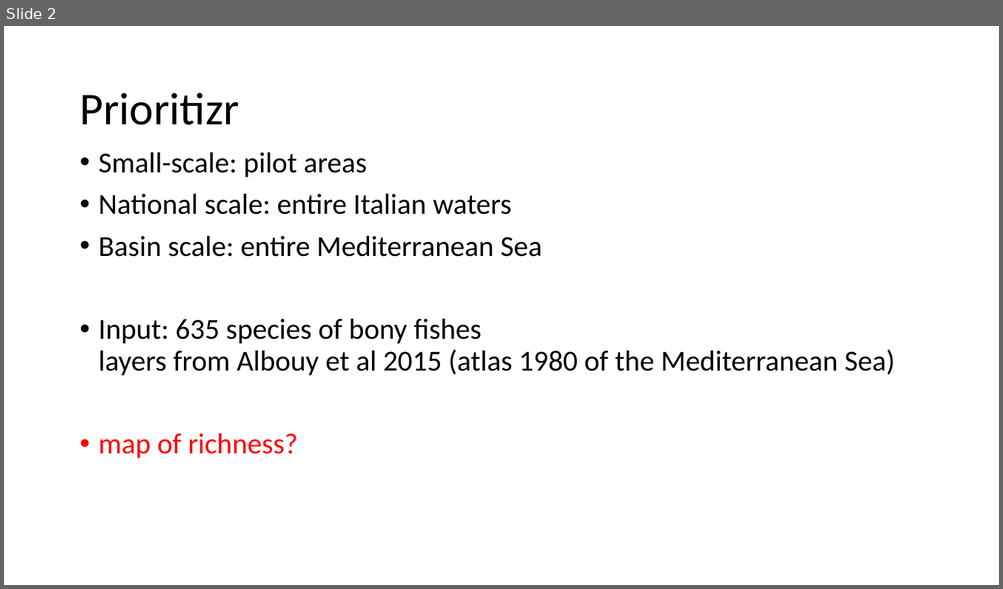
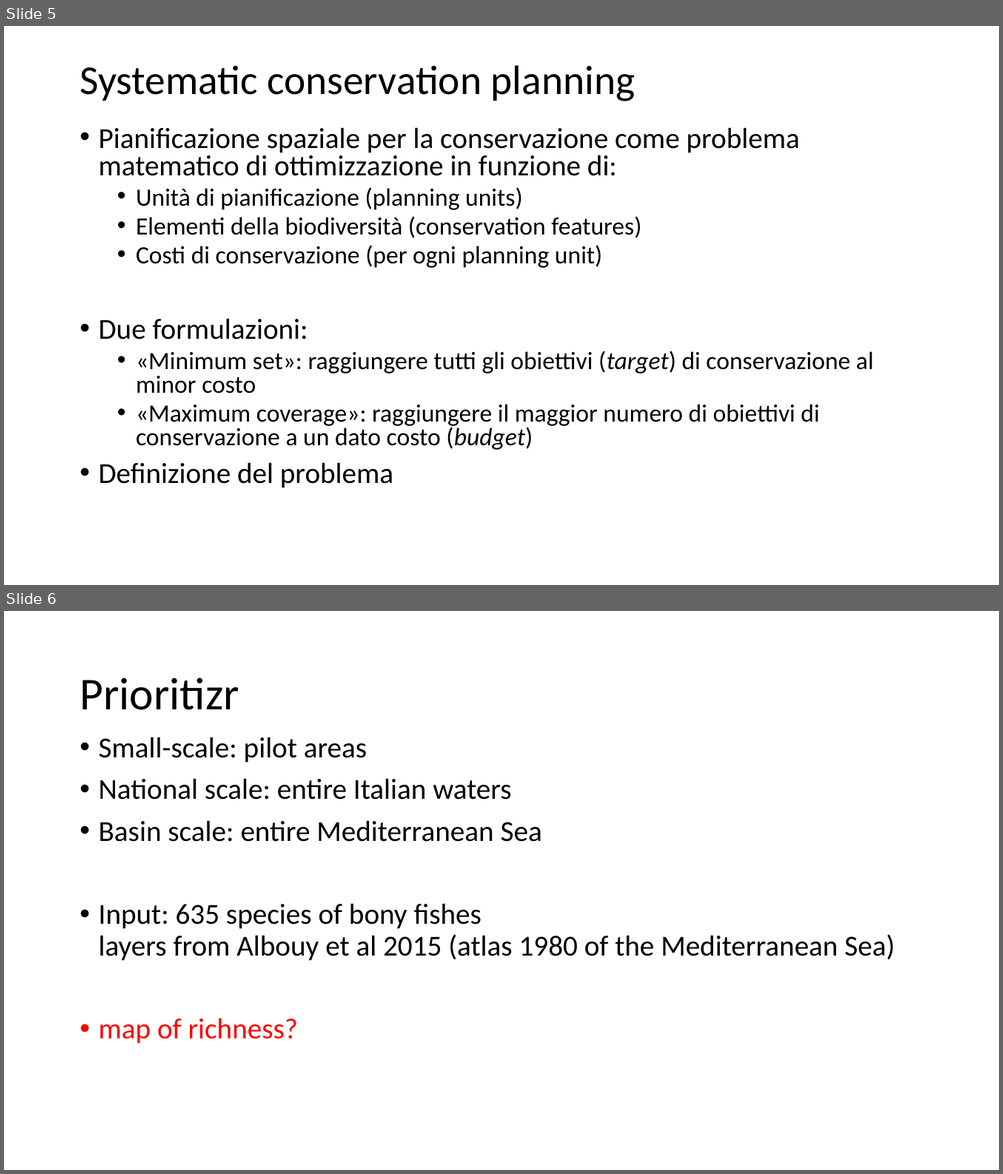
Before and after one commit to MarcoAndrello/prioritizr-spoke-2, a slide deck: Pres.pptx. Shown one above the other, each under a label of ours: slide 2 before the commit, slides 5 and 6 after it. The pictures are 1003x589 and 1003x1174 pixels, drawn with LibreOffice and Linux fonts; fonts in the diff are those of the drawing. Boxes give left, top, right and bottom in pixels: in the first picture for what was removed or moved away, otherwise in the second. Text is boxed around its words. In the diff, an @@ line names an element or a change of style, - is before the commit and + after.

```diff
--- a/Pres.pptx
+++ b/Pres.pptx
@@ slide 5 added at (4, 26, 999, 585), background #FFFFFF @@
@@ title added at (79, 65, 634, 101), 39.6 pt, text #000000 @@
+Systematic conservation planning
@@ text added at (99, 127, 874, 488), 24 pt, text #000000 @@
+• Pianificazione spaziale per la conservazione come problema matematico di ottimizzazione in funzione di:
+  • Unità di pianificazione (planning units)
+  • Elementi della biodiversità (conservation features)
+  • Costi di conservazione (per ogni planning unit)
+• Due formulazioni:
+  • «Minimum set»: raggiungere tutti gli obiettivi (target) di conservazione al minor costo
+  • «Maximum coverage»: raggiungere il maggior numero di obiettivi di conservazione a un dato costo (budget)
+• Definizione del problema
@@ what was slide 2 is now slide 6 @@
```
Also in this commit, not shown: 3 other slides added.
